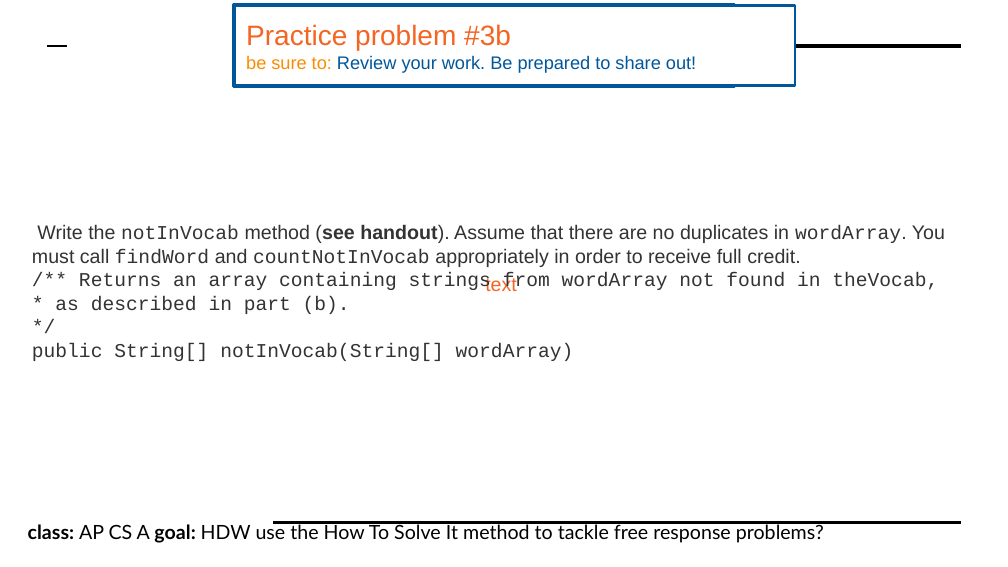
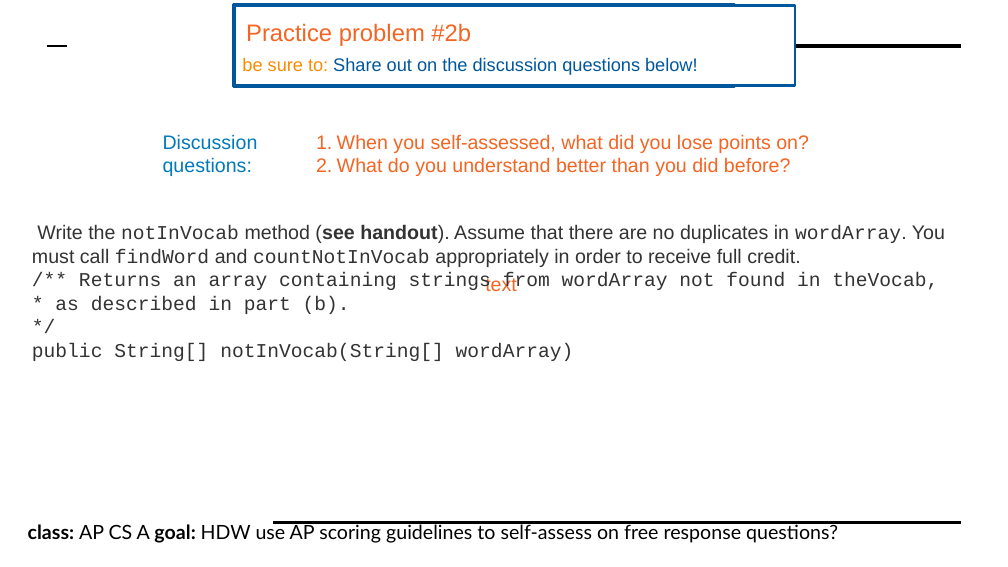
Before and after one commit to cobrien87/work, a slide deck: slide 9 of old/apcsa_3_2.pptx (slide 8 before the commit). Drawn at 1008x567 pixels with LibreOffice and Linux fonts; fonts in the diff are those of the drawing; background and template pictures are left out. Boxes give left, top, right and bottom in pixels: in the first picture for what was removed or moved away, otherwise in the second. Text is boxed around its words. In the diff, an @@ line names an element or a change of style, - is before the commit and + after.

```diff
--- a/old/apcsa_3_2.pptx
+++ b/old/apcsa_3_2.pptx
@@ text at <box>246,23,471,46</box>: text changed; size 13 to 17 pt; text colour #01579B to #F46524 @@
-Practice problem #3b
-be sure to: Review your work. Be prepared to share out!
+Practice problem #2b
@@ text added at <box>242,57,698,75</box>, 13 pt, text #01579B @@
+be sure to: Share out on the discussion questions below!
@@ text added at <box>163,134,258,176</box>, 14 pt, text #007ABA @@
+Discussion
+questions:
@@ text added at <box>337,134,809,176</box>, 14 pt, text #F46524 @@
+1. When you self-assessed, what did you lose points on?
+2. What do you understand better than you did before?
@@ text at <box>28,523,838,543</box>: text changed @@
-class: AP CS A goal: HDW use the How To Solve It method to tackle free response problems?
+class: AP CS A goal: HDW use AP scoring guidelines to self-assess on free response questions?
```
Also in this commit, not shown: 4 other slides changed, 4 slides added, 3 slides removed, 15 other files.
